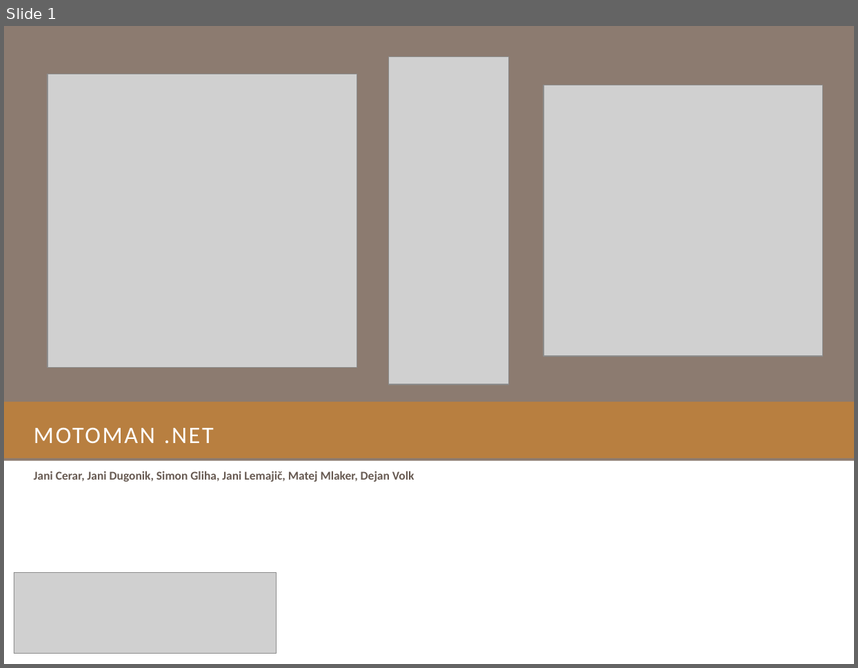
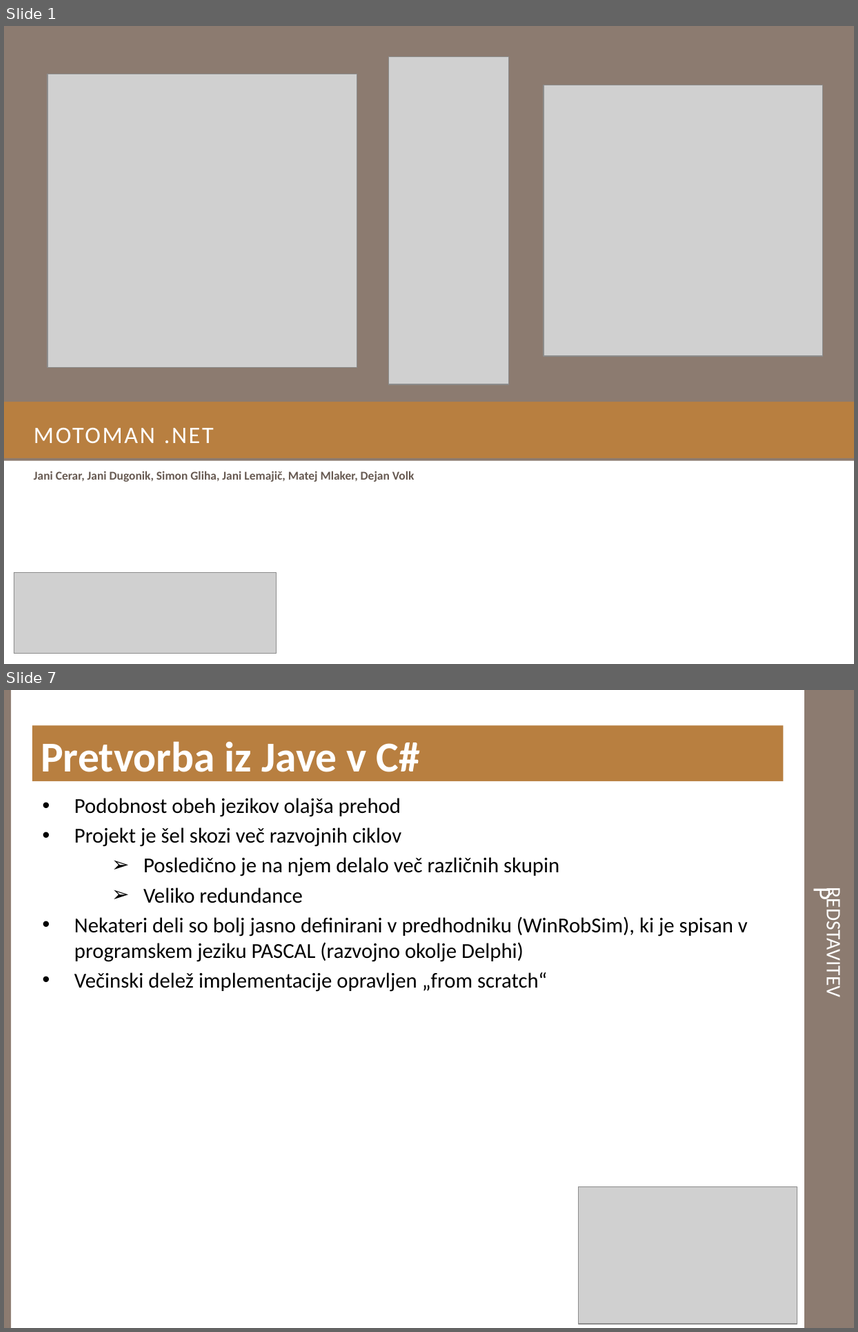
Before and after one commit to doctorA/robot-simulator, a slide deck: Robot_simulator/Dokumentacija/MotomanPredstavitev.pptx. Shown one above the other, each under a label of ours: slide 1 before the commit, slides 1 and 7 after it; the slides between them are not shown. The pictures are 858x668 and 858x1332 pixels, drawn with LibreOffice and Linux fonts; fonts in the diff are those of the drawing; grey boxes stand for pictures; background and template pictures are left out. Boxes give left, top, right and bottom in pixels: in the first picture for what was removed or moved away, otherwise in the second. Text is boxed around its words. In the diff, an @@ line names an element or a change of style, - is before the commit and + after.

Commit message:
MOTOMAN_UM_ver1.docx - spremenjene malenkosti (HURR DURR LETNICE DURR) MotomanPredstavitev.pptx - dodana poglavja Uvod, Opis problema, Opis simulatorja (začetek opisa Model robota)

```diff
--- a/Robot_simulator/Dokumentacija/MotomanPredstavitev.pptx
+++ b/Robot_simulator/Dokumentacija/MotomanPredstavitev.pptx
@@ slide 7 added at [4, 690, 854, 1328], background #FFFFFF @@
@@ rectangle added at [4, 690, 11, 1328], fill #8C7B70 @@
@@ rectangle added at [805, 690, 854, 1328], fill #8C7B70 @@
@@ text added at [32, 726, 783, 782], fill #B87F40, 36 pt, text #FFFFFF, bold @@
+Pretvorba iz Jave v C#
@@ title added at [805, 726, 854, 1272], 21.6 pt, text #FFFFFF, small capitals @@
+Predstavitev problema
@@ text added at [74, 798, 748, 992], 18 pt, text #000000 @@
+• Podobnost obeh jezikov olajša prehod
+• Projekt je šel skozi več razvojnih ciklov
+  ➢ Posledično je na njem delalo več različnih skupin
+  ➢ Veliko redundance
+• Nekateri deli so bolj jasno definirani v predhodniku (WinRobSim), ki je spisan v programskem jeziku PASCAL (razvojno okolje Delphi)
+• Večinski delež implementacije opravljen „from scratch“
@@ picture added at [579, 1186, 797, 1323] @@
```
Also in this commit, not shown: 1 slide changed, 6 other slides added, 2 slides removed, 1 other file.
